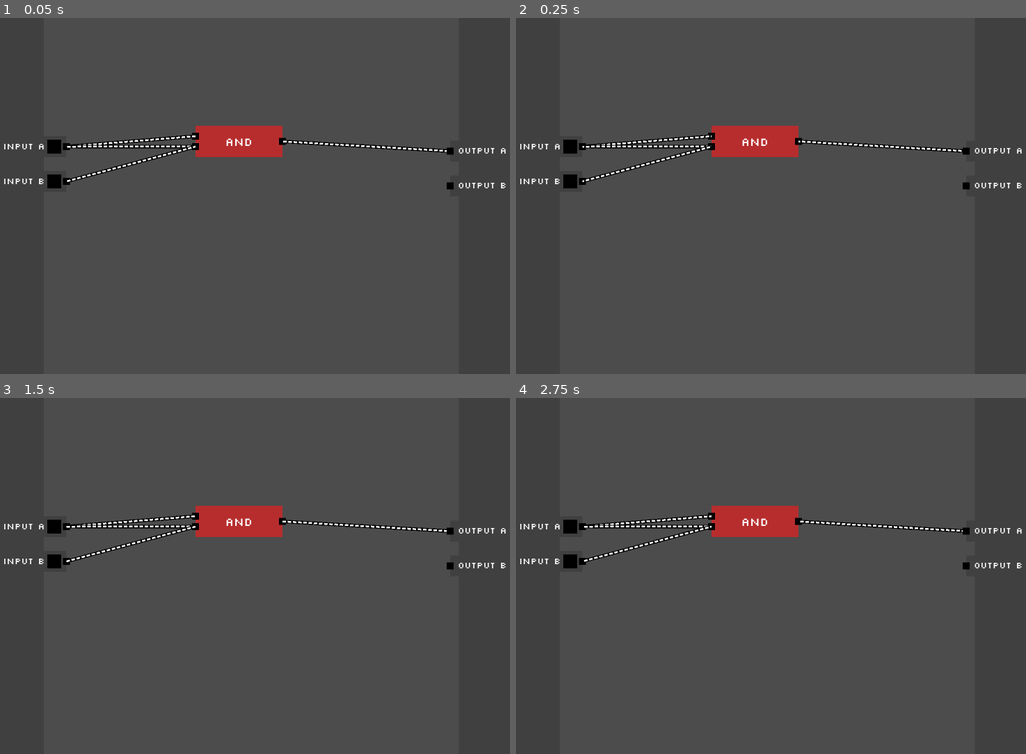
Above: before the commit, frames 1-4 (two rows, left to right).
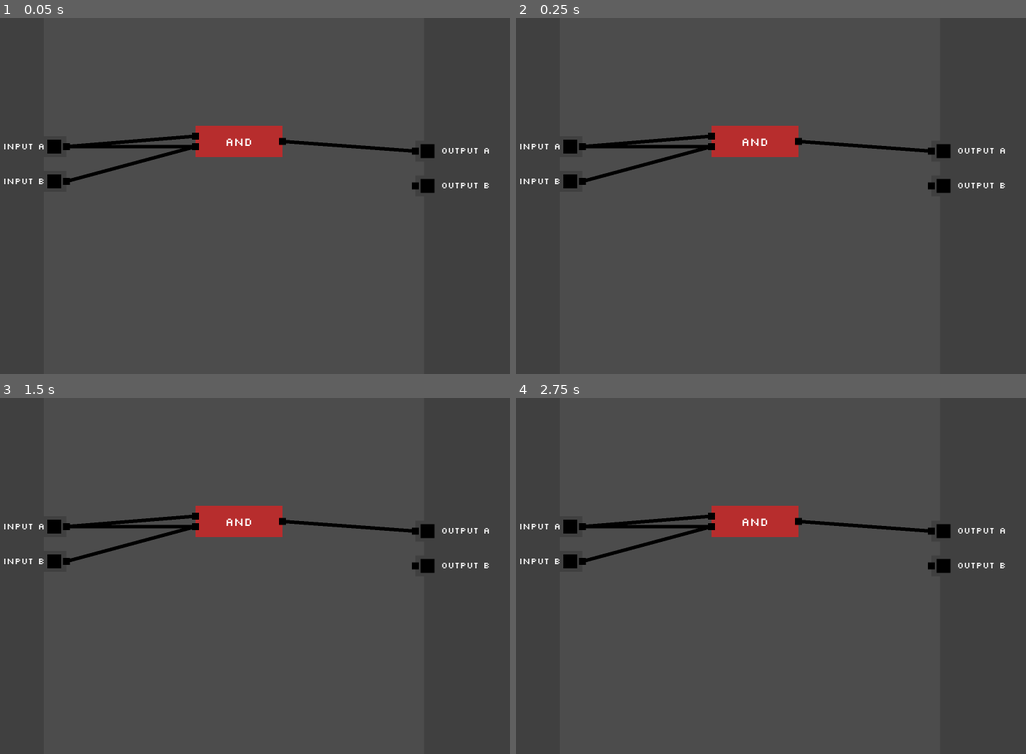
Above: after the commit, the same moments.

Repository: Banderi/LogicSim
Game: Godot game, scene res://scenes/main.tscn
Two runs of this game, one before a commit and one after it. Both use one fixed random seed, a clock stepped at 60 frames per second and the inputs below.
Inputs (mouse positions are in pixels of both pictures, inside the frame that each line leads up to):
- Up to frame 1 (0.05 s): no input
- Up to frame 2 (0.25 s): no input
- Up to frame 3 (1.5 s): move the mouse to (372, 558) at 0.52 s; click (372, 558) at 0.67 s; move the mouse to (137, 593) at 1.27 s; click (137, 593) at 1.42 s
- Up to frame 4 (2.75 s): move the mouse to (822, 497) at 2.02 s; click (822, 497) at 2.17 s

The runs differ from the first frame. In frame 1, 1.1% of the frame differs, in the area x 13-100%, y 32-50%; in frame 2, 1.1%, in the area x 12-100%, y 32-50%; in frame 3, 1.1%; in frame 4, 1.1%.

Commit message:
Crude logic gates implementation

Diff:
--- a/project.godot
+++ b/project.godot
@@ -21,7 +21,7 @@
 
 [autoload]
 
-logic="*res://scripts/circuit_logic.gd"
+logic="*res://scripts/logic.gd"
 
 [display]
 
--- a/scenes/main.tscn
+++ b/scenes/main.tscn
@@ -19,9 +19,9 @@
 }
 
 [node name="outputs" type="ColorRect" parent="."]
-margin_left = 1401.0
+margin_left = 1301.0
 margin_top = -47.0
-margin_right = 1713.0
+margin_right = 1613.0
 margin_bottom = 1141.0
 color = Color( 0.254902, 0.254902, 0.254902, 1 )
 __meta__ = {
--- a/scenes/node_free.tscn
+++ b/scenes/node_free.tscn
@@ -1,6 +1,6 @@
 [gd_scene load_steps=3 format=2]
 
-[ext_resource path="res://scripts/node_free.gd" type="Script" id=1]
+[ext_resource path="res://scripts/circuit_gate.gd" type="Script" id=1]
 [ext_resource path="res://fonts/slkscr.tres" type="DynamicFont" id=2]
 
 [node name="CIRCUIT" type="ColorRect"]
--- a/scenes/node_output.tscn
+++ b/scenes/node_output.tscn
@@ -13,14 +13,24 @@
 "_edit_use_anchors_": false
 }
 
+[node name="ColorRect" type="ColorRect" parent="ColorRect"]
+margin_left = 15.0
+margin_top = 10.0
+margin_right = 55.0
+margin_bottom = 50.0
+color = Color( 0, 0, 0, 1 )
+__meta__ = {
+"_edit_use_anchors_": false
+}
+
 [node name="Pin" parent="." instance=ExtResource( 1 )]
 margin_top = 20.0
 margin_bottom = 40.0
 
 [node name="Label" type="Label" parent="."]
-margin_left = 22.0
+margin_left = 74.3609
 margin_top = -11.0
-margin_right = 206.0
+margin_right = 258.361
 margin_bottom = 64.0
 custom_fonts/font = ExtResource( 2 )
 text = "asd"
--- a/scenes/pin.tscn
+++ b/scenes/pin.tscn
@@ -1,6 +1,7 @@
-[gd_scene load_steps=2 format=2]
+[gd_scene load_steps=3 format=2]
 
 [ext_resource path="res://scripts/pin.gd" type="Script" id=1]
+[ext_resource path="res://fonts/slkscr_small.tres" type="DynamicFont" id=2]
 
 [node name="Pin" type="ColorRect"]
 margin_left = -10.0
@@ -15,3 +16,16 @@
 }
 
 [node name="Node2D" type="Node2D" parent="."]
+
+[node name="Label" type="Label" parent="."]
+margin_left = -17.2186
+margin_top = -25.2048
+margin_right = 40.7814
+margin_bottom = -5.2048
+custom_fonts/font = ExtResource( 2 )
+text = "_/_"
+__meta__ = {
+"_edit_use_anchors_": false
+}
+[connection signal="mouse_entered" from="." to="." method="_on_Pin_mouse_entered"]
+[connection signal="mouse_exited" from="." to="." method="_on_Pin_mouse_exited"]
--- a/scripts/node_free.gd
+++ b/scripts/circuit_gate.gd
@@ -13,21 +13,17 @@
 
 ###
 
-func calculate(inputs):
-	pass
+#func calculate(inputs):
+#	pass
 
 ###
 
 func refresh_name(newname):
-#	if !Engine.editor_hint:
-#		yield(self, "ready")
 	$Label.text = newname
 	circuitname = newname
 
-func refresh_circuit(c):
-#	if !Engine.editor_hint:
-#		yield(self, "ready")
-	match c:
+func load_circuit(n):
+	match n:
 		-99:
 			refresh_name("AND")
 			refresh_inputs(2)
@@ -38,11 +34,9 @@
 			refresh_inputs(1)
 			refresh_outputs(1)
 			pass
-	circuit = c
+	circuit = n
 
-func refresh_inputs(pins):
-#	if !Engine.editor_hint:
-#		yield(self, "ready")
+func refresh_inputs(pins): # generates number of input pins
 	inputs = pins
 	for n in $inputs.get_children():
 		n.queue_free()
@@ -53,9 +47,7 @@
 		$inputs.add_child(newpin)
 	rect_size[1] = 30 * max(inputs, outputs) + 30
 
-func refresh_outputs(pins):
-#	if !Engine.editor_hint:
-#		yield(self, "ready")
+func refresh_outputs(pins): # generates number of output pins
 	outputs = pins
 	for n in $outputs.get_children():
 		n.queue_free()
@@ -66,16 +58,20 @@
 		$outputs.add_child(newpin)
 	rect_size[1] = 30 * max(inputs, outputs) + 30
 
-
-# Called when the node enters the scene tree for the first time.
-func _ready():
-#	refresh_inputs(inputs)
-#	refresh_outputs(outputs)
-	pass # Replace with function body.
-
 # Called every frame. 'delta' is the elapsed time since the previous frame.
 func _process(delta):
 	if Engine.editor_hint:
 		refresh_inputs(inputs)
 		refresh_outputs(outputs)
-	pass
+
+	# basic logic for common gates
+	match circuit:
+		-99: # AND gate
+			var through = true
+			for i in $inputs.get_children():
+				if !i.enabled || !i.live:
+					through = false
+			$outputs.get_child(0).live = through
+
+		-98: # NOT gate
+			$outputs.get_child(0).live = !$inputs.get_child(0).live
--- a/scripts/circuit_logic.gd
+++ b/scripts/logic.gd
@@ -36,22 +36,25 @@
 			["Output B", 500]
 		],
 		"color": "b0b0b0",
-		"circuits": [
-			[-99, -100, -250] # single AND gate
+		"circuits": [ # single AND gate for now...
+			[-99,			# circuit ID (negatives are reserved)
+			 -100, -250]	# circuit position
 		],
+		# wires ALWAYS are laid out cascading from inputs to outputs -
+		# will be rearranged automatically if a wire connects to INPUTS
 		"wires": [
 			[ # main inputs
 				[ # input A
-					[0,0], # single wires coming off of single pin
-					[0,1]
+					[0,0],	# wire connects to: circuit 0, input 0
+					[0,1]	# wire connects to: circuit 0, input 1
 				],
 				[ # input B
-					[0,1]
+					[0,1]	# wire connects to: circuit 0, input 1
 				]
 			],
 			[ # circuit 0
 				[ # output 1 (only output)
-					[99,0] # wire one (only wire)
+					[99,0]	# wire connects to: circuit 99 (OUTPUTS), index 0
 				]
 			]
 		]
--- a/scripts/main.gd
+++ b/scripts/main.gd
@@ -15,30 +15,29 @@
 	for n in $nodes.get_children():
 		n.queue_free()
 
-func populate(c):
+func populate(n):
 	depopulate()
 
-	var circuitdata = logic.circuits[c]
-#	var newnode = NODE.instance()
-#	newnode.refresh_circuit(c)
-	for i in circuitdata["inputs"]:
+	# load data for circuit #n
+	var circuitdata = logic.circuits[n]
+	for i in circuitdata["inputs"]: # populate INPUTS
 		var newinput = INPUT.instance()
 		newinput.position = Vector2(220, i[1])
 		newinput.get_node("Pin").input = true
 		newinput.get_node("Label").text = i[0]
 		$inputs.add_child(newinput)
 
-	for i in circuitdata["outputs"]:
+	for i in circuitdata["outputs"]: # populate OUTPUTS
 		var newoutput = OUTPUT.instance()
 		newoutput.position = Vector2(-25, i[1])
 		newoutput.get_node("Pin").input = false
 		newoutput.get_node("Label").text = i[0]
 		$outputs.add_child(newoutput)
 
-	for i in circuitdata["circuits"]:
+	for i in circuitdata["circuits"]: # populate sub-circuits
 		var newnode = NODE.instance()
 		newnode.rect_position = Vector2(i[1], i[2])
-		newnode.refresh_circuit(i[0])
+		newnode.load_circuit(i[0])
 		$nodes.add_child(newnode)
 
 	var prev_circuit = -1
@@ -56,16 +55,15 @@
 					orig_pin = $inputs.get_child(output).get_node("Pin")
 				else:
 					orig_pin = $nodes.get_child(prev_circuit).get_node("outputs").get_child(output)
-				if w[0] == 99:
+				if w[0] == 99: # circuit 99 is the OUTPUTS
 					dest_pin = $outputs.get_child(w[1]).get_node("Pin")
-					newwire.dest_pin_slot = 0
+#					newwire.dest_pin_slot = 0
 				else:
 					dest_pin = $nodes.get_child(w[0]).get_node("inputs").get_child(w[1])
-					newwire.dest_pin_slot = w[1]
+#					newwire.dest_pin_slot = w[1]
 
-				newwire.orig_pin = orig_pin
-				newwire.dest_pin = dest_pin
-				newwire.dest_circuit = dest_pin.get_parent()
+				newwire.attach(orig_pin, dest_pin)
+#				newwire.dest_circuit = dest_pin.get_parent()
 				orig_pin.add_child(newwire)
 			output += 1
 		prev_circuit += 1
--- a/scripts/node_input.gd
+++ b/scripts/node_input.gd
@@ -1,7 +1,7 @@
 extends Node2D
 
 var focused = false
-var enabled = false
+var live = false
 
 # Called when the node enters the scene tree for the first time.
 func _ready():
@@ -9,7 +9,7 @@
 
 # Called every frame. 'delta' is the elapsed time since the previous frame.
 func _process(delta):
-	if enabled:
+	if live:
 		$ColorRect/ColorRect.color = Color("ff0000")
 	elif focused:
 		$ColorRect/ColorRect.color = Color("323232")
@@ -25,6 +25,5 @@
 func _input(event):
 	if event is InputEventMouseButton && event.button_index == BUTTON_LEFT && !event.pressed:
 		if focused:
-			enabled = !enabled
-	$Pin.enabled = enabled
-#	logic.update_wires()
+			live = !live
+	$Pin.live = live
--- a/scripts/pin.gd
+++ b/scripts/pin.gd
@@ -2,11 +2,24 @@
 
 export(bool) var input = true
 
-var enabled = false
+var enabled = true
+var focused = false
+var live = false
+
+var wires_list = []
 
 func propagate():
 
-	pass
+	for w in wires_list:
+		if w.live:
+			live = true
+
+	if (enabled && live):
+		for w in wires_list:
+			w.live = true
+	else:
+		for w in wires_list:
+			w.live = false
 
 
 # Called when the node enters the scene tree for the first time.
@@ -16,9 +29,30 @@
 
 # Called every frame. 'delta' is the elapsed time since the previous frame.
 func _process(delta):
+	$Label.text = "_/_"
 	if enabled:
-		color = Color("ff0000")
+		$Label.text = "___"
+		if live:
+			color = Color("ff0000")
+		else:
+			color = Color("000000")
 	else:
-		color = Color("000000")
+		color = Color("102090")
+	if focused:
+		color = Color("323232")
+		$Label.visible = true
+	else:
+		$Label.visible = false
 
 	propagate()
+
+func _on_Pin_mouse_entered():
+	focused = true
+
+func _on_Pin_mouse_exited():
+	focused = false
+
+func _input(event):
+	if event is InputEventMouseButton && event.button_index == BUTTON_LEFT && !event.pressed:
+		if focused:
+			enabled = !enabled
--- a/scripts/wire.gd
+++ b/scripts/wire.gd
@@ -2,25 +2,30 @@
 
 var orig_pin = null
 var dest_pin = null
-var dest_circuit = null
-var dest_pin_slot = 0
+#var dest_circuit = null
+#var dest_pin_slot = 0
 
 var speed = 40
+var live = false
 
+func attach(orig, dest):
+	orig_pin = orig
+	dest_pin = dest
+	orig_pin.wires_list.append(self)
+	dest_pin.wires_list.append(self)
+func detach():
+	orig_pin.wires_list.erase(self)
+	dest_pin.wires_list.erase(self)
+
+# from https://github.com/juddrgledhill/godot-dashed-line/blob/master/line_harness.gd
 func draw_dashed_line(from, to, phase, color, width, dash_length = 5, gap = 2.5, antialiased = false):
 	var length = (to - from).length()
 	var normal = (to - from).normalized()
 	var dash_step = normal * dash_length
 
+	# bind phase to length of wire
 	while phase > (dash_length + gap):
 		phase -= (dash_length + gap)
-
-#	if length < dash_length: #not long enough to dash
-#		draw_line(from, to, color, width, antialiased)
-#		return
-#
-#	else:
-	var draw_flag = true
 
 	# for each step...
 	for s in range(-1, (length/(dash_length + gap)) + 1):
@@ -40,21 +45,16 @@
 		orig_pin.get_child(0).global_position + Vector2(10,10),
 		dest_pin.get_child(0).global_position + Vector2(10,10)
 	]
-#	get_child(0).points = [
-#		orig_pin.get_child(0).global_position + Vector2(10,10),
-#		dest_pin.get_child(0).global_position + Vector2(10,10)
-#	]
 	set_global_position(Vector2())
 
 var time = 0
 func _process(delta):
 	time += delta * speed
-
 	update()
 
 func _draw():
-#	draw_set_transform_matrix(transform.inverse())
-	draw_dashed_line(
-		orig_pin.get_child(0).global_position + Vector2(10,10),
-		dest_pin.get_child(0).global_position + Vector2(10,10),
-		time, Color(1, 1, 1, 1), 5, 10, 5, false)
+	if live:
+		draw_dashed_line(
+			orig_pin.get_child(0).global_position + Vector2(10,10),
+			dest_pin.get_child(0).global_position + Vector2(10,10),
+			time, Color(1, 0, 0, 1), 5, 10, 5, false)
